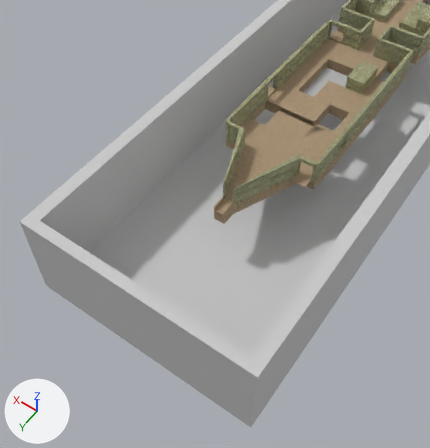
The FBX model induction/Game/Assets/modelData/StageMap/stage2.fbx as it was, and as the next commit left it.
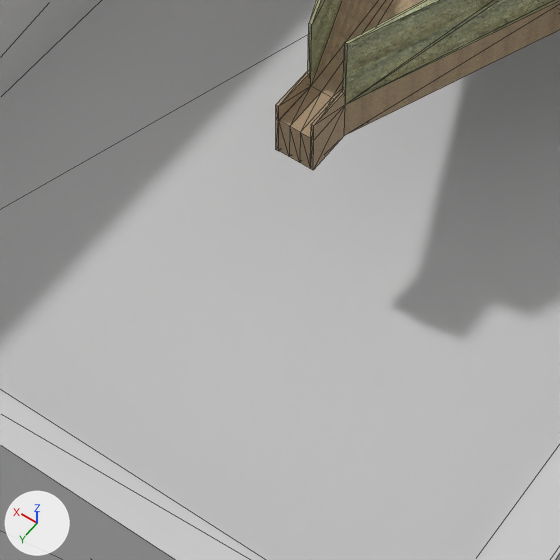
Each version appears first from a camera (50 mm lens) standing at (-212.0, 759.0, 456.0) and looking at (-4.0, 467.0, -2.0), and next in a close-up on the part from 32% to 68% of the width and 40% to 74% of the height. Arrows for +X, +Y and +Z are at lower left; the lights stay in place. The close-ups show mesh edges as thin lines. Where no turn or scale is listed for an object, it has been applied to the vertices. Vertices at the same position are counted once.

The scene before the commit, as lines of its bpy script (objects in view):
```python
me_mesh = bpy.data.meshes.new('Mesh')
me_mesh.from_pydata(...)  # 20 vertices, 36 faces; spans x -130.0..130.0, y -379.0..379.0, z 0.0..109.0
me_mesh.materials.append(mat_07___default)  # its picture is missing
me_mesh_001 = bpy.data.meshes.new('Mesh.001')
me_mesh_001.from_pydata(...)  # 558 vertices, 1080 faces; spans x -59.0..58.0, y -127.0..322.0, z 0.0..38.0
# faces by material slot: [540, 540]
me_mesh_001.materials.append(mat_01___default)
me_mesh_001.materials.append(mat_02___default)
ob_box001 = bpy.data.objects.new('Box001', me_mesh)
ob_box001.location = (0.0, 207.8, -81.9)
ob_box002 = bpy.data.objects.new('Box002', me_mesh_001)
ob_box002.location = (0.0, 132.1, -13.7)
```
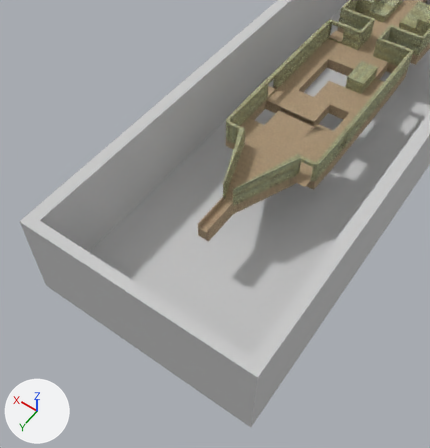
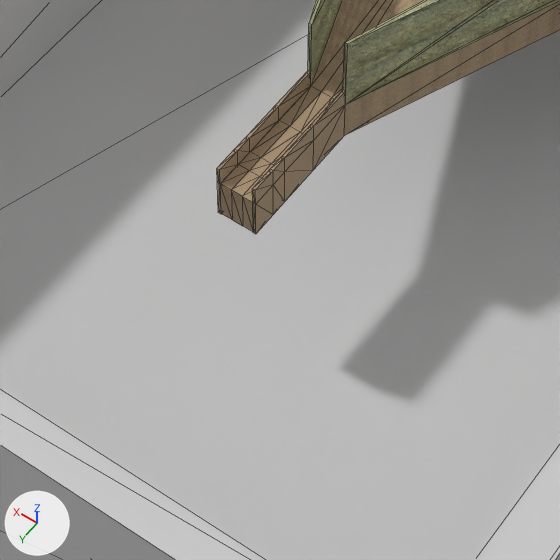
The edits, one by one:
me_mesh_001 is used by ob_box002; location (0.0, 132.1, -13.7).
me_mesh_001 had 558 vertices, 1080 faces and spanned x -59.0..58.0, y -127.0..322.0, z 0.0..38.0.
me_mesh_001 now has 618 vertices, 1198 faces and spans x -59.0..58.0, y -127.0..349.0, z 0.0..38.0.
Part 1, on me_mesh_001:
14 faces are deleted.
20 new vertices lie (0.0, 13.0, 0.0) away from vertices in x -6.0..6.0, y 322.0, z 0.0..19.0.
20 new vertices lie (0.0, 6.0, 0.0) away from vertices in x -6.0..6.0, y 335.0, z 0.0..19.0.
20 new vertices lie (0.0, 8.0, 0.0) away from vertices in x -6.0..6.0, y 341.0, z 0.0..19.0.
134 new faces join them, mat_01___default.

Pixel boxes [x1, y1, x2, y2] of what changed, in the close-ups (560 x 560 px):
'Box002', reshaped: before [276, 0, 560, 170]; after [217, 0, 560, 234]
part 1 of me_mesh_001, built on: before [276, 105, 314, 170]; after [217, 105, 314, 234]
